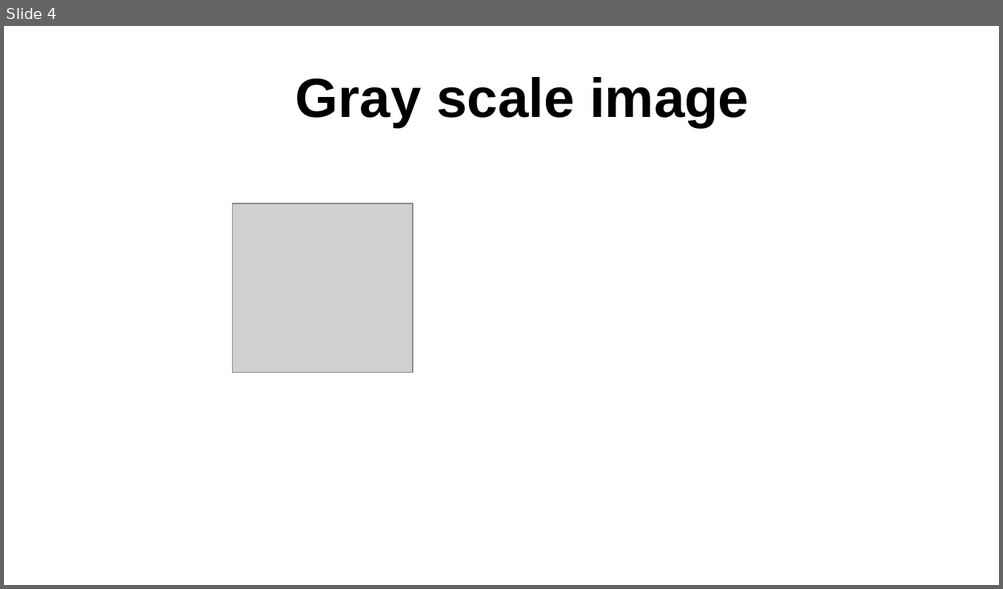
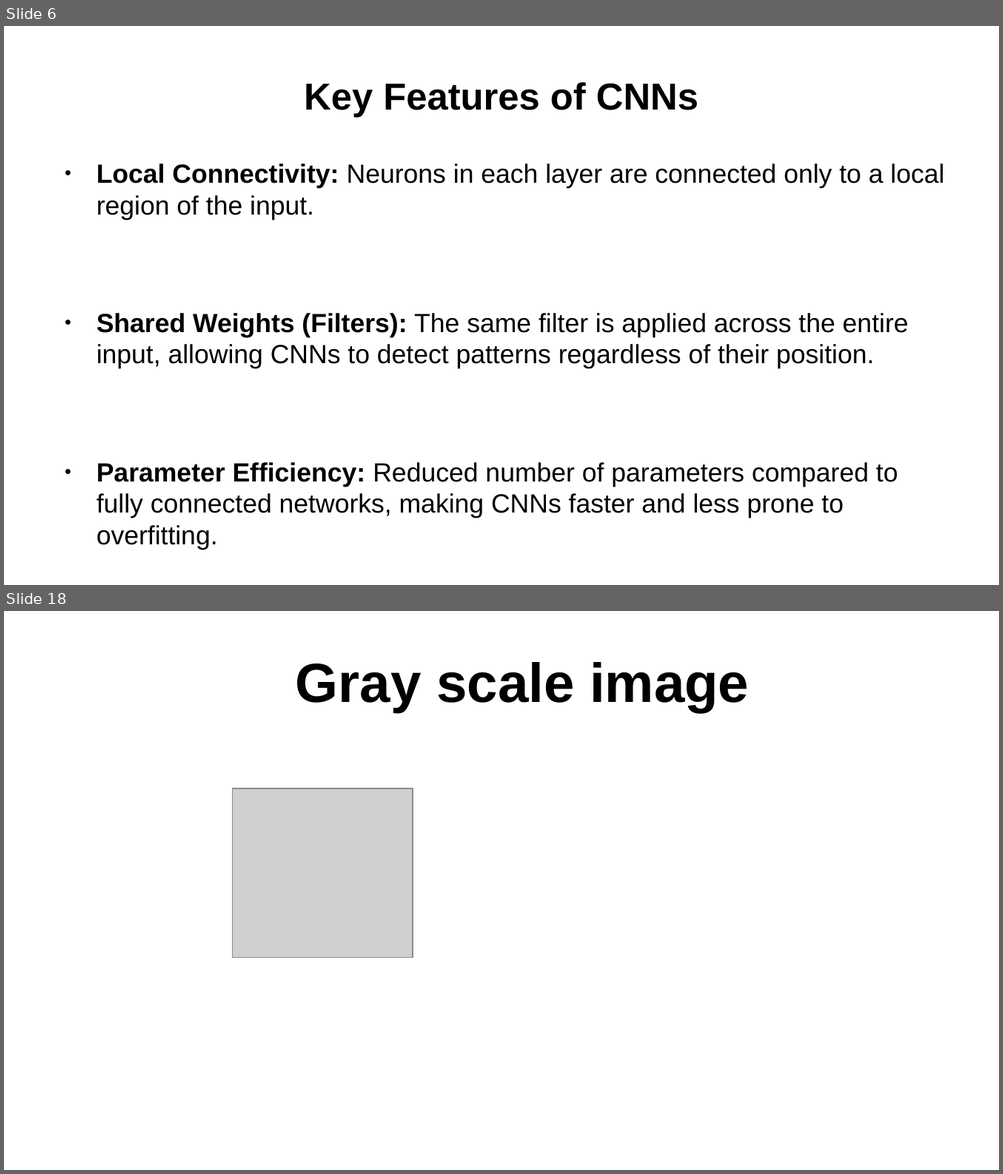
Before and after one commit to sreenivasulum/Presentations, a slide deck: CNN presentation.odp. Shown one above the other, each under a label of ours: slide 4 before the commit, slides 6 and 18 after it; the slides between them are not shown. The pictures are 1003x589 and 1003x1174 pixels, drawn with LibreOffice and Linux fonts; fonts in the diff are those of the drawing; grey boxes stand for pictures. Boxes give left, top, right and bottom in pixels: in the first picture for what was removed or moved away, otherwise in the second. Text is boxed around its words. In the diff, an @@ line names an element or a change of style, - is before the commit and + after.

```diff
--- a/CNN presentation.odp
+++ b/CNN presentation.odp
@@ slide 6 added at (4, 26, 999, 585), background #FFFFFF @@
@@ title added at (304, 82, 698, 118), 30 pt, text #000000, bold @@
+Key Features of CNNs
@@ text added at (96, 164, 944, 550), 21 pt, text #000000 @@
+● Local Connectivity: Neurons in each layer are connected only to a local region of the input.
+● Shared Weights (Filters): The same filter is applied across the entire input, allowing CNNs to detect patterns regardless of their position.
+● Parameter Efficiency: Reduced number of parameters compared to fully connected networks, making CNNs faster and less prone to overfitting.
@@ what was slide 4 is now slide 18 @@
```
Also in this commit, not shown: 5 slides changed, 17 other slides added, 9 other files.
